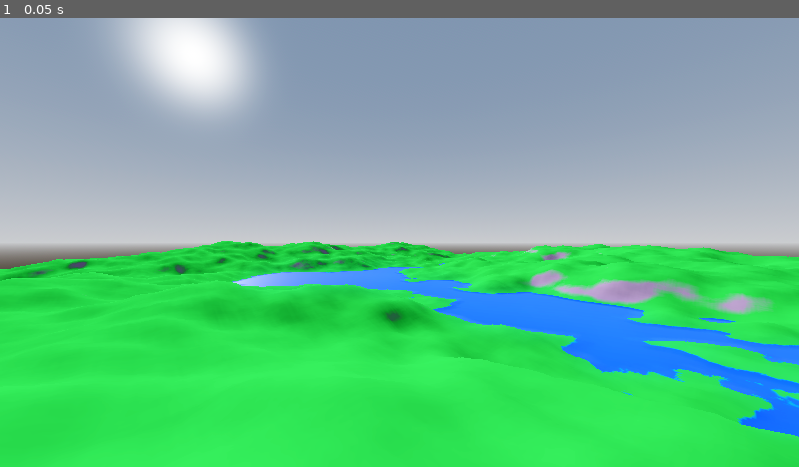
Above: before the commit, frame 1.
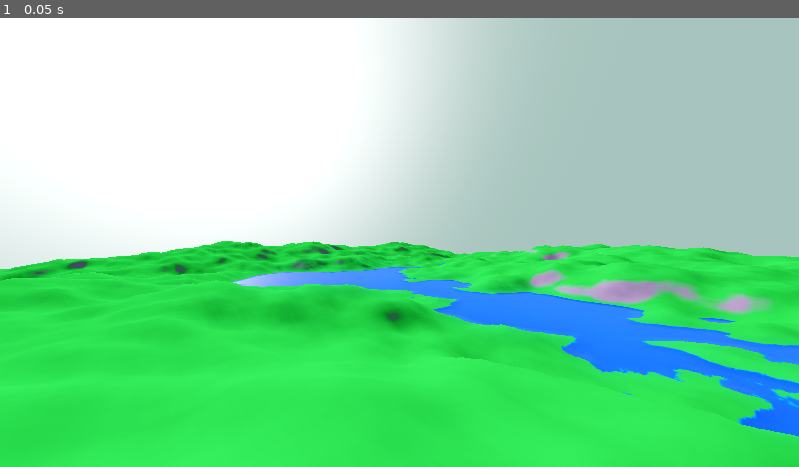
Above: after the commit, the same moment.

Repository: zalan24/Godot-Demos
Game: Godot game, scene res://main_scene.tscn
Same seed, same stepped clock (60 frames per second), same inputs: the game is played once before the commit and once after it.
Inputs:
- Up to frame 1 (0.05 s): no input

The runs differ from the first frame. In frame 1, 44% of the frame differs, in the area x 0-100%, y 0-56%.

Commit message:
Small adjustments for the fog and the scene

Diff:
--- a/test-content/main_scene.tscn
+++ b/test-content/main_scene.tscn
@@ -15,9 +15,12 @@
 sky = SubResource("Sky_0f027")
 tonemap_mode = 2
 glow_enabled = true
+fog_enabled = true
+fog_light_color = Color(0.517647, 0.635294, 0.607843, 1)
+fog_sun_scatter = 0.48
 fog_density = 0.0
 fog_height = 42.37
-fog_height_density = 0.1
+fog_height_density = 0.01
 
 [sub_resource type="PlaneMesh" id="PlaneMesh_0f027"]
 subdivide_width = 1000
--- a/test-content/project.godot
+++ b/test-content/project.godot
@@ -67,3 +67,7 @@
 "events": [Object(InputEventKey,"resource_local_to_scene":false,"resource_name":"","device":-1,"window_id":0,"alt_press …(195 unchanged characters)…
 ]
 }
+
+[rendering]
+
+anti_aliasing/quality/msaa_2d=2
